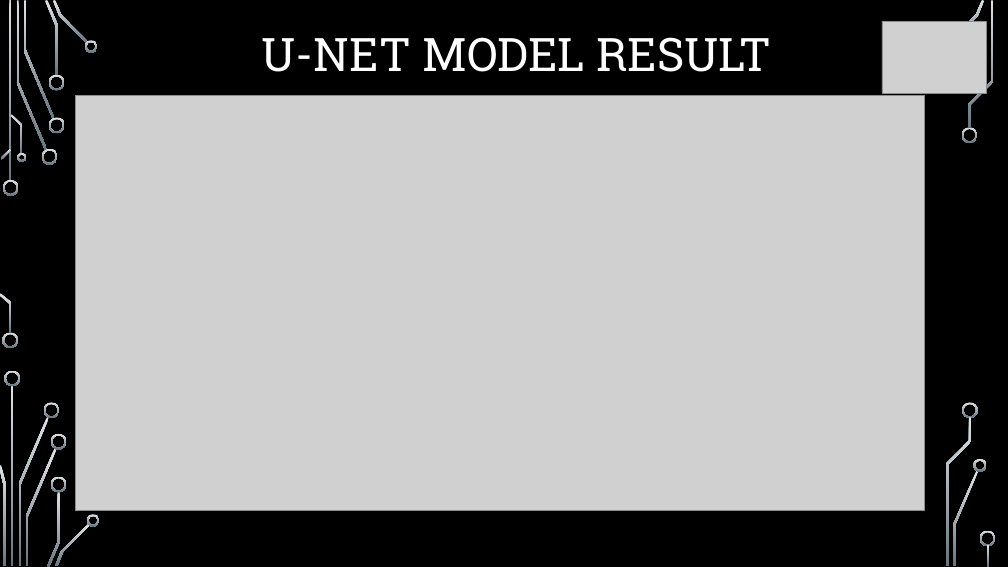
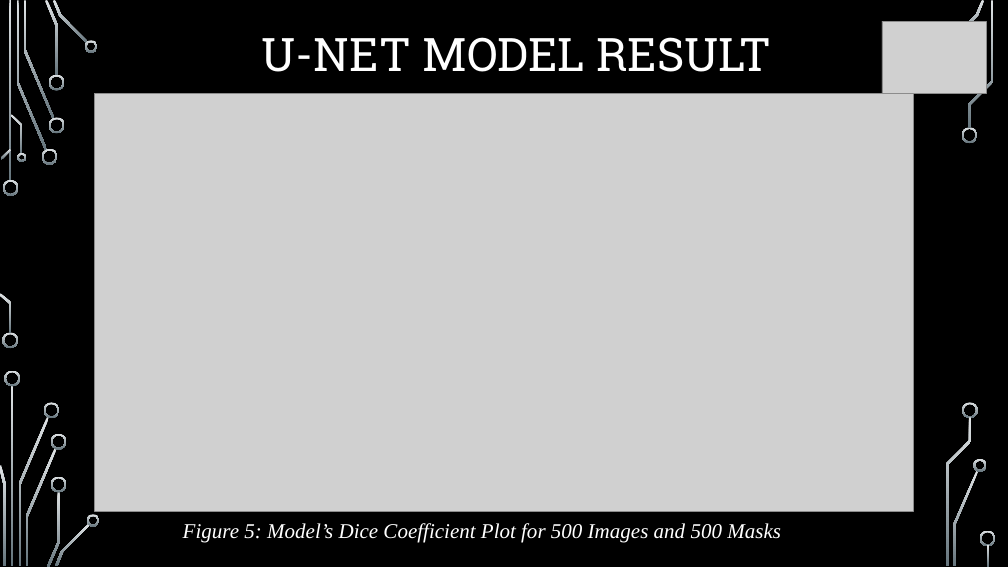
Before and after one commit to Group5FinalProject/Cancer_Champions, a slide deck: slide 9 of Cancer_Champions_PPT.pptx. Drawn at 1008x567 pixels with LibreOffice and Linux fonts; fonts in the diff are those of the drawing; grey boxes stand for pictures; background and template pictures are left out. Boxes give left, top, right and bottom in pixels: in the first picture for what was removed or moved away, otherwise in the second. Text is boxed around its words. In the diff, an @@ line names an element or a change of style, - is before the commit and + after.

```diff
--- a/Cancer_Champions_PPT.pptx
+++ b/Cancer_Champions_PPT.pptx
@@ picture: place and size @@
-picture at <box>76,95,924,511</box>
+picture at <box>95,93,913,511</box>
@@ text added at <box>183,523,781,543</box>, 20 pt, text #FFFFFF, italic @@
+Figure 5: Model’s Dice Coefficient Plot for 500 Images and 500 Masks
```
Also in this commit, not shown: 9 other slides changed, 1 slide added, 2 slides removed.
